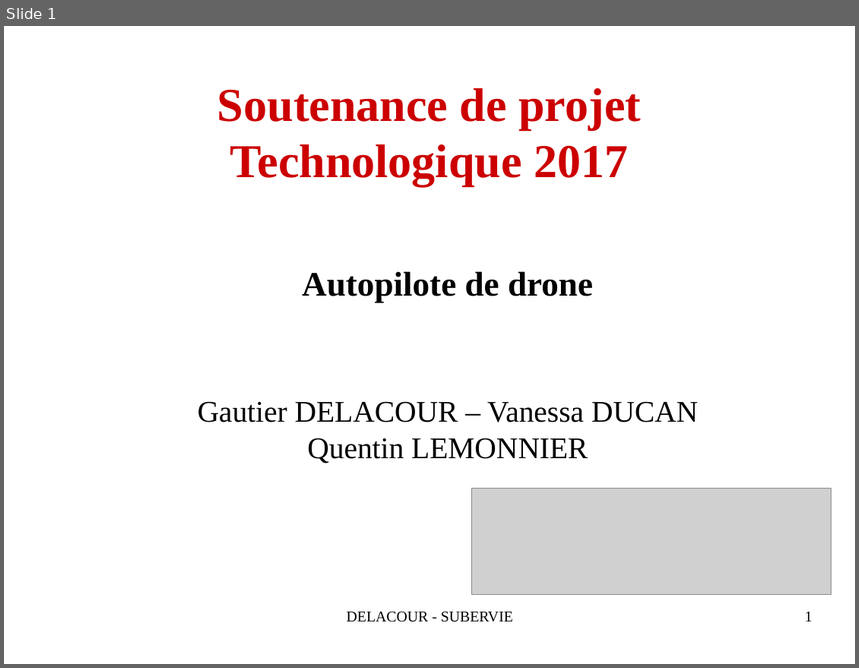
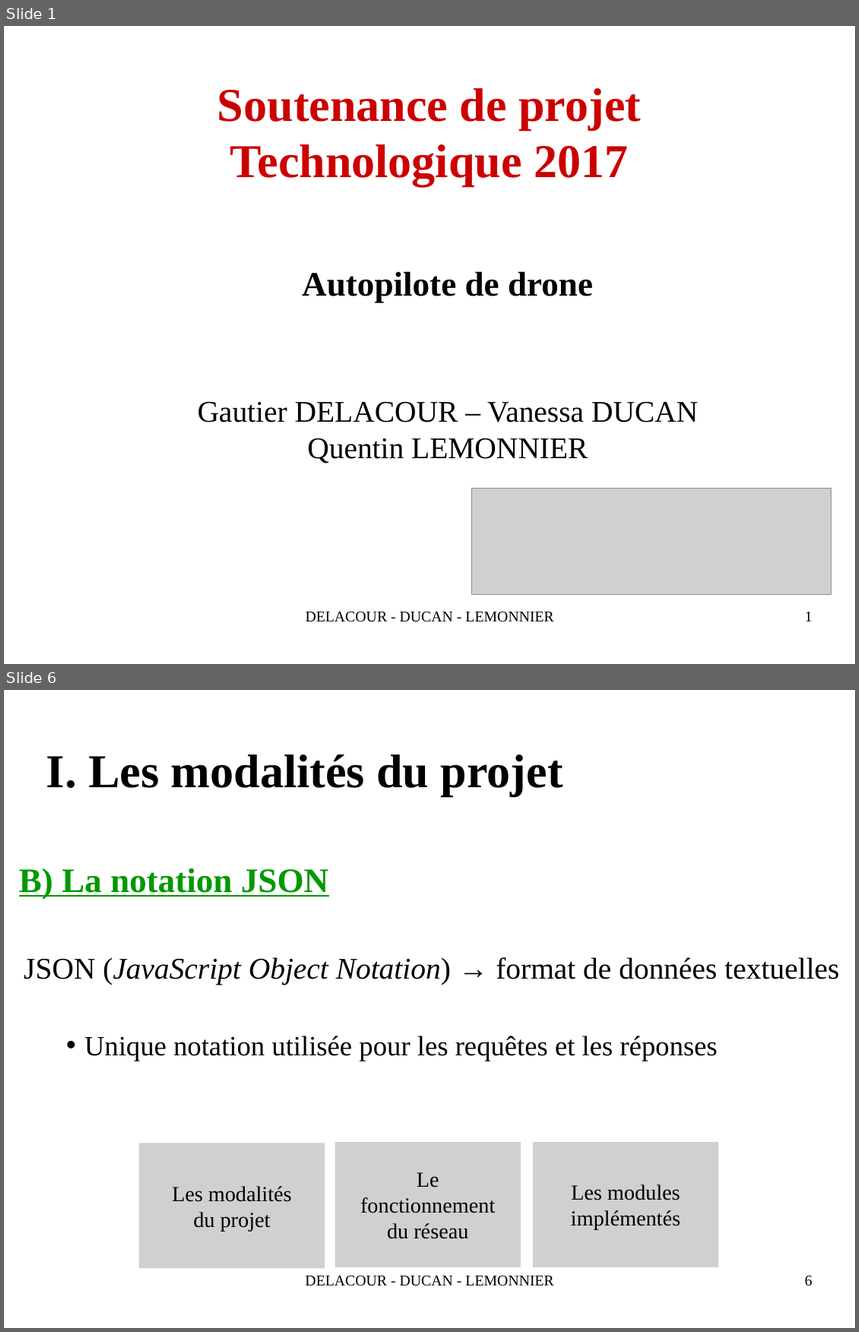
Before and after one commit to QuentinLem/ProjetTech-AutoPilot, a slide deck: doc/SoutenanceProjetReseau2016.odp. Shown one above the other, each under a label of ours: slide 1 before the commit, slides 1 and 6 after it; the slides between them are not shown. The pictures are 859x668 and 859x1332 pixels, drawn with LibreOffice and Linux fonts; fonts in the diff are those of the drawing; grey boxes stand for pictures; background and template pictures are left out. Boxes give left, top, right and bottom in pixels: in the first picture for what was removed or moved away, otherwise in the second. Text is boxed around its words. In the diff, an @@ line names an element or a change of style, - is before the commit and + after.

```diff
--- a/doc/SoutenanceProjetReseau2016.odp
+++ b/doc/SoutenanceProjetReseau2016.odp
@@ slide 6 added at (4,690,855,1328), background #FFFFFF @@
@@ title added at (47,755,563,797), 44 pt, text #000000, bold @@
+I. Les modalités du projet
@@ text added at (19,868,329,899), 32 pt, text #009900, bold, underline @@
+B) La notation JSON
@@ text added at (24,958,839,985), 28 pt, text #000000 @@
+JSON (JavaScript Object Notation) → format de données textuelles
@@ text added at (85,1036,718,1062), 26 pt, text #000000 @@
+• Unique notation utilisée pour les requêtes et les réponses
@@ picture added at (139,1144,325,1268), 20 pt, text #000000 @@
+Les modalités
+du projet
@@ picture added at (335,1143,522,1268), 20 pt, text #000000 @@
+Le
+fonctionnement
+du réseau
@@ picture added at (533,1143,719,1268), 20 pt, text #000000 @@
+Les modules
+implémentés
@@ text added at (305,1276,553,1287), 14 pt, text #000000 @@
+DELACOUR - DUCAN - LEMONNIER
@@ page number added at (805,1276,813,1287), 14 pt, text #000000 @@
+6
@@ slide 1 changed as well @@
@@ text at (306,612,553,623): text changed @@
-DELACOUR - SUBERVIE
+DELACOUR - DUCAN - LEMONNIER
```
Also in this commit, not shown: 1 other slide changed, 17 other slides added, 29 slides removed.
